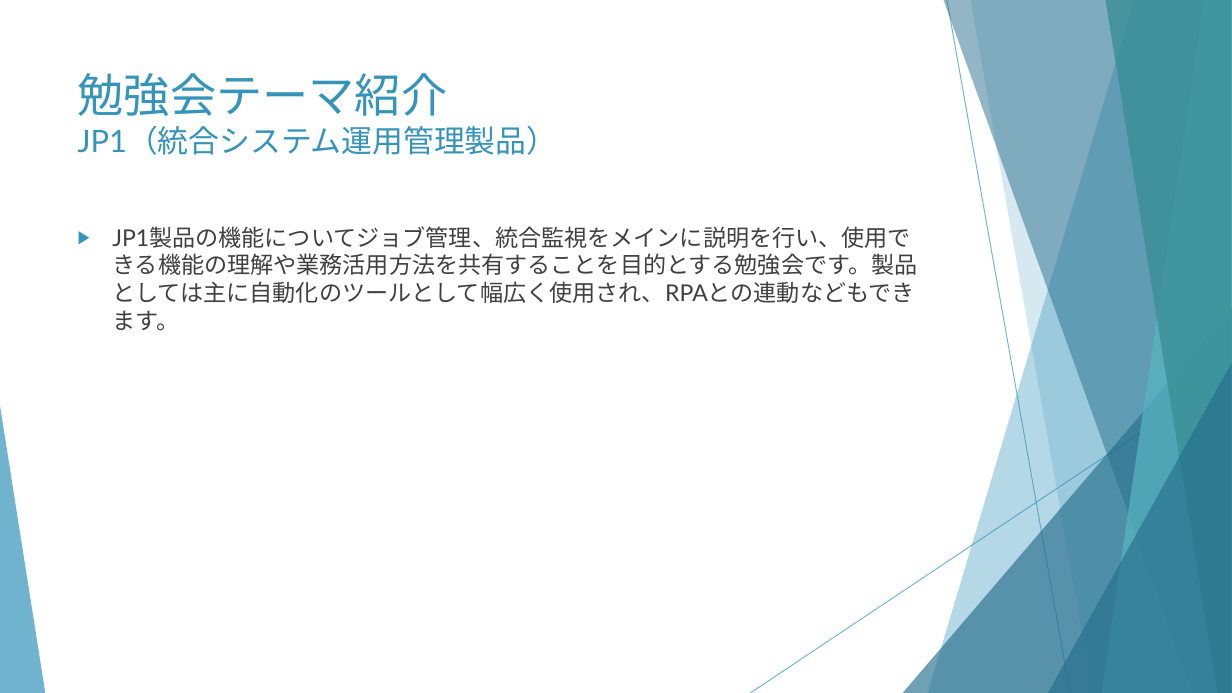
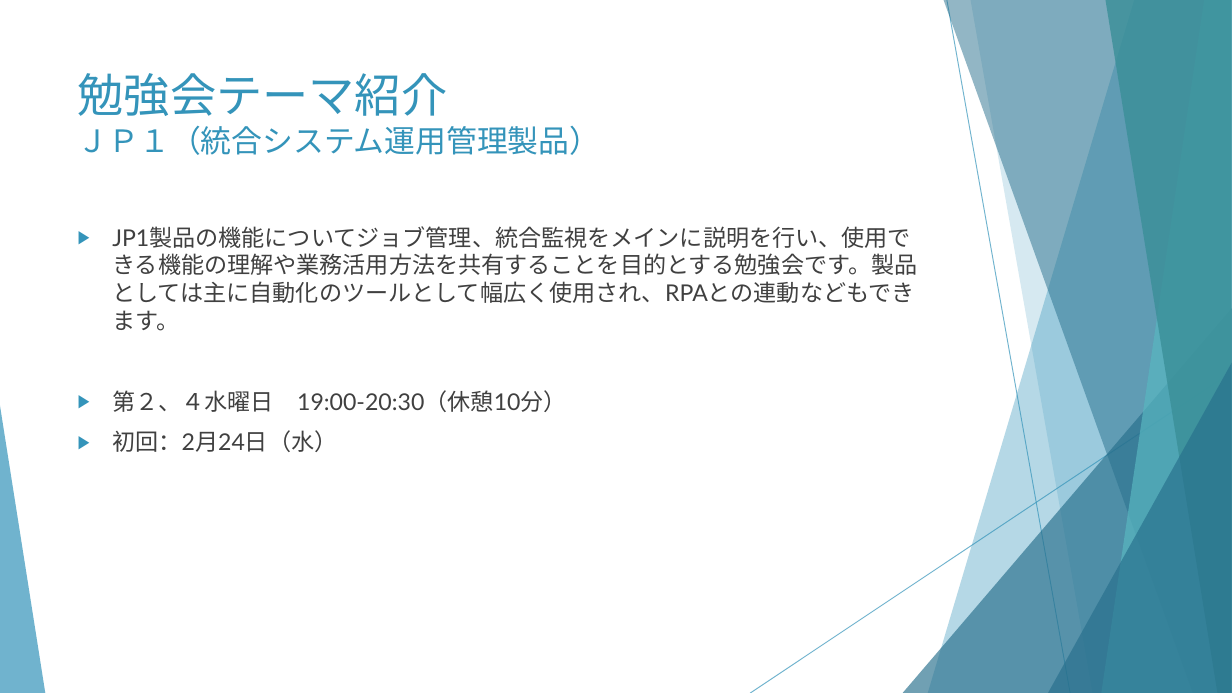
Before and after one commit to huangweijing/rpastudy, a slide deck: slide 7 of 010_事前準備/030_部会説明/20210212_勉強会説明.pptx (slide 6 before the commit). Drawn at 1232x693 pixels with LibreOffice and Linux fonts; fonts in the diff are those of the drawing. Boxes give left, top, right and bottom in pixels: in the first picture for what was removed or moved away, otherwise in the second. Text is boxed around its words. In the diff, an @@ line names an element or a change of style, - is before the commit and + after.

```diff
--- a/010_事前準備/030_部会説明/20210212_勉強会説明.pptx
+++ b/010_事前準備/030_部会説明/20210212_勉強会説明.pptx
@@ title at bbox=[78, 73, 601, 155]: text changed @@
-勉強会テーマ紹介
-JP1（統合システム運用管理製品）
+勉強会テーマ紹介
+ＪＰ１（統合システム運用管理製品）
@@ text at bbox=[112, 390, 567, 412]: paragraphs added @@
+▶ 第２、４水曜日 19:00-20:30（休憩10分）
+▶ 初回：2月24日（水）
```
Also in this commit, not shown: 6 other slides changed, 2 slides added, 2 slides removed.
